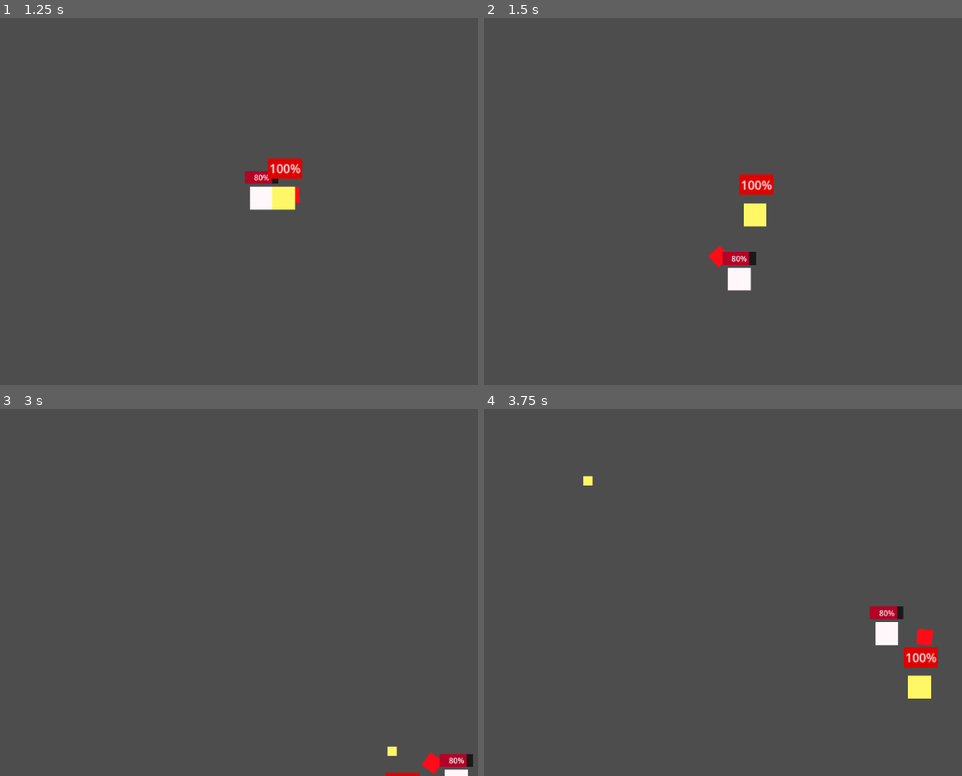
Above: before the commit, frames 1-4 (two rows, left to right).
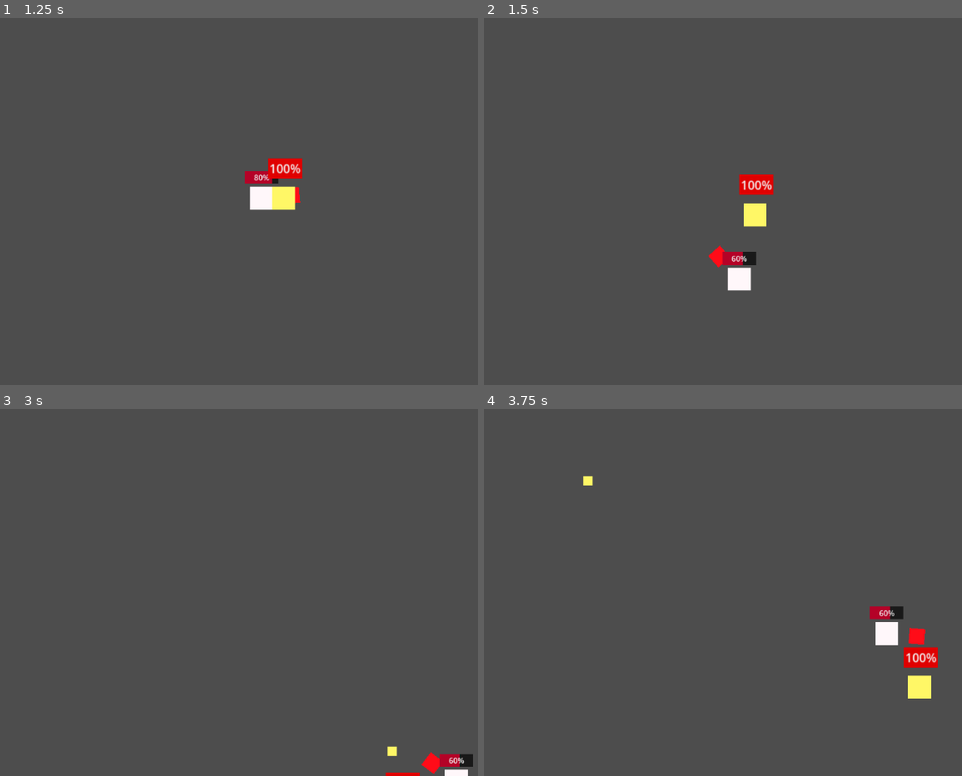
Above: after the commit, the same moments.

Repository: Navittt/Bullet-Hell-Test-Game
Game: Godot game, scene res://scenes/world.tscn
Two runs of this game, one before a commit and one after it. Both use one fixed random seed, a clock stepped at 60 frames per second and the inputs below.
Inputs (mouse positions are in pixels of both pictures, inside the frame that each line leads up to):
- Up to frame 1 (1.25 s): move the mouse to (outside the picture) at 0.52 s; hold D (right) from 0.53 s (still down); tap R (melee) at 0.6 s
- Up to frame 2 (1.5 s): move the mouse to (684, 216) at 1.27 s; release D (right) at 1.28 s; hold S (down) from 1.28 s (still down); tap Shift (dash) at 1.35 s
- Up to frame 3 (3 s): tap R (melee) at 1.55, 2.1 s; move the mouse to (401, 508) at 2.02 s; release S (down) at 2.03 s; hold D (right) 2.03-2.78 s; move the mouse to (301, 662) at 2.77 s; hold W (up) from 2.78 s (still down); click (301, 662) at 2.85 s
- Up to frame 4 (3.75 s): tap R (melee) at 3.05, 3.6 s; move the mouse to (outside the picture) at 3.52 s; release W (up) at 3.53 s; hold A (left) from 3.53 s (still down)

Frame 1 is identical in both runs. In frame 2, less than 0.1% of the frame differs, in the area x 51-56%, y 63-68%; in frame 3, less than 0.1%; in frame 4, 0.2%, in the area x 82-95%, y 53-65%.
Error before the commit: Invalid call. Nonexistent function 'instance' in base 'PackedScene'. (res://scripts/melee.gd:7)

Commit message:
added aggro system

Diff:
--- a/tyest-main/scenes/enemy.tscn
+++ b/tyest-main/scenes/enemy.tscn
@@ -53,6 +53,10 @@
 max_value = 8.0
 step = 4.0
 
+[node name="aggro_timer" type="Timer" parent="."]
+wait_time = 1.8
+
 [connection signal="body_entered" from="detection zone" to="." method="_on_area_2d_body_entered"]
 [connection signal="body_exited" from="detection zone" to="." method="_on_area_2d_body_exited"]
 [connection signal="body_entered" from="Hurtbox" to="." method="_on_hurtbox_body_entered"]
+[connection signal="timeout" from="aggro_timer" to="." method="_on_aggro_timer_timeout"]
--- /dev/null
+++ b/tyest-main/scenes/grnade.tscn
@@ -0,0 +1,10 @@
+[gd_scene load_steps=2 format=3 uid="uid://tpqvnoore12a"]
+
+[ext_resource type="Texture2D" uid="uid://b8vpgodpbwk27" path="res://assets/Yellow box 16.png" id="1_2qk82"]
+
+[node name="grnade" type="Area2D"]
+
+[node name="CollisionShape2D" type="CollisionShape2D" parent="."]
+
+[node name="Sprite2D" type="Sprite2D" parent="CollisionShape2D"]
+texture = ExtResource("1_2qk82")
--- /dev/null
+++ b/tyest-main/scenes/node_2d.gd
@@ -0,0 +1,12 @@
+extends Node2D
+
+
+# Called when the node enters the scene tree for the first time.
+func _ready() -> void:
+	pass # Replace with function body.
+
+
+# Called every frame. 'delta' is the elapsed time since the previous frame.
+func _process(delta: float) -> void:
+	#if get_tree().get_root() has node("enemy"):
+	pass
--- a/tyest-main/scenes/player.tscn
+++ b/tyest-main/scenes/player.tscn
@@ -132,10 +132,14 @@
 stream = ExtResource("4_6dkqd")
 volume_db = 4.698
 
+[node name="meleetimer" type="Timer" parent="."]
+wait_time = 2.0
+
 [connection signal="timeout" from="dash time" to="." method="_on_timer_timeout"]
 [connection signal="timeout" from="dash wait" to="." method="_on_dash_wait_timeout"]
 [connection signal="timeout" from="shoot wait" to="." method="_on_shoot_wait_timeout"]
 [connection signal="body_entered" from="Hurtbox" to="." method="_on_hurtbox_body_entered"]
 [connection signal="timeout" from="deathtimer" to="." method="_on_deathtimer_timeout"]
+[connection signal="timeout" from="meleetimer" to="." method="_on_meleetimer_timeout"]
 
 [editable path="Node2D"]
--- a/tyest-main/scenes/world.tscn
+++ b/tyest-main/scenes/world.tscn
@@ -1,8 +1,9 @@
-[gd_scene load_steps=4 format=3 uid="uid://ce1gcnd44r2vh"]
+[gd_scene load_steps=5 format=3 uid="uid://ce1gcnd44r2vh"]
 
 [ext_resource type="PackedScene" uid="uid://dmmnf7mbcyjx3" path="res://scenes/player.tscn" id="1_ljht4"]
 [ext_resource type="Script" path="res://scripts/world.gd" id="1_wdhau"]
 [ext_resource type="PackedScene" uid="uid://creglxctmrhf" path="res://scenes/enemy.tscn" id="3_oy4pr"]
+[ext_resource type="Script" path="res://scenes/node_2d.gd" id="4_nwxxx"]
 
 [node name="world" type="Node2D"]
 script = ExtResource("1_wdhau")
@@ -16,3 +17,7 @@
 
 [node name="enemy" parent="." instance=ExtResource("3_oy4pr")]
 position = Vector2(185, 7)
+
+[node name="Node2D" type="Node2D" parent="."]
+position = Vector2(180, 8)
+script = ExtResource("4_nwxxx")
--- a/tyest-main/scripts/bullet.gd
+++ b/tyest-main/scripts/bullet.gd
@@ -4,7 +4,6 @@
 var velocity = Vector2(1, 0)
 var speed = 1100
 var damage = 2
-signal hit(body, damage)
 # Called when the node enters the scene tree for the first time.
 func _ready():
 	pass # Replace with function body.
--- a/tyest-main/scripts/enemy.gd
+++ b/tyest-main/scripts/enemy.gd
@@ -3,8 +3,10 @@
 var chase = false
 var motion = Vector2.ZERO
 var health = 8
+var aggro = false
 
 @onready var progress_bar: ProgressBar = $ProgressBar
+@onready var aggro_timer: Timer = $aggro_timer
 
 
 func _ready():
@@ -21,6 +23,11 @@
 	if chase:
 		position += (player.position - position) / speed
 
+	if aggro == true:
+		position += (player.position - position) / speed
+
+
+
 func _on_area_2d_body_entered(body):
 	print("entered")
 	chase = true
@@ -30,5 +37,16 @@
 	chase = false
 
 func _on_hurtbox_body_entered(body):
+	var player = get_parent().get_node("player")
 	if "Bullet" in body.name or "@RigidBody2D@4" in body.name:
 		health -= 1.5
+		aggro = true
+		aggro_timer.start()
+		print(body.name)
+
+func _on_aggro_timer_timeout() -> void:
+	aggro = false
+
+
+func fire():
+	pass
--- a/tyest-main/scripts/melee.gd
+++ b/tyest-main/scripts/melee.gd
@@ -1,20 +1,17 @@
 extends Area2D
 
 var can_attack = false
-const PLAYER = preload("res://scenes/player.tscn")
+#const PLAYER = preload("res://scenes/player.tscn")
+#var player_instance = PLAYER.instance()
+func _ready() -> void:
+	#add_child(player_instance)
+	#player_instance.is_attackingg.connect(_on_player_attacking)
+	pass
 
-func _ready() -> void:
-	var player_instance = PLAYER.instance()
-	add_child(player_instance)
-	player_instance.connect("is_attackingg", self, "_on_player_attacking", [], CONNECT_ONE_SHOT)
-
-# Called every frame. 'delta' is the elapsed time since the previous frame.
 func _process(delta: float) -> void:
 	pass
 
-func _on_player_attacking():
-	print("Player is attacking!")
-
 func _on_body_entered(body: Node2D) -> void:
-	if can_attack:
-		body.health -= 1.5
+	if can_attack == true:
+		body.health -= 2
+		print("worked")
--- a/tyest-main/scripts/player.gd
+++ b/tyest-main/scripts/player.gd
@@ -13,8 +13,8 @@
 var health = 10
 var timer_started = false
 var can_move = true
+var gravity = ProjectSettings.get_setting("physics/2d/default_gravity")
 
-var gravity = ProjectSettings.get_setting("physics/2d/default_gravity")
 @onready var timer = $"dash time"
 @onready var dash_wait = $"dash wait"
 @onready var shoot_wait = $"shoot wait"
@@ -24,8 +24,8 @@
 @onready var player: CharacterBody2D = $"."
 @onready var BWONG: AudioStreamPlayer = $AudioStreamPlayer
 @onready var can_be_hit: Timer = $can_be_hit
-
-signal is_attackingg
+@onready var meleee: Area2D = $Node2D/Marker2D/wepon/melee
+@onready var meleetimer: Timer = $meleetimer
 
 func _ready():
 	health_bar.value = health
@@ -66,8 +66,9 @@
 	$Node2D.look_at(get_global_mouse_position())
 
 	if Input.is_action_just_pressed("melee") and can_melee:
-		emit_signal("is_attackingg")
-		print("sent")
+		meleee.can_attack = true
+		can_melee = false
+		meleetimer.start()
 		melee()
 
 
@@ -82,7 +83,6 @@
 
 func melee():
 	animation.play("attack")
-
 
 func _on_timer_timeout():
 	dashing = false
@@ -103,3 +103,8 @@
 
 func _on_deathtimer_timeout() -> void:
 	player.get_tree().reload_current_scene()
+
+
+func _on_meleetimer_timeout() -> void:
+	can_melee = true
+	meleee.can_attack = false
